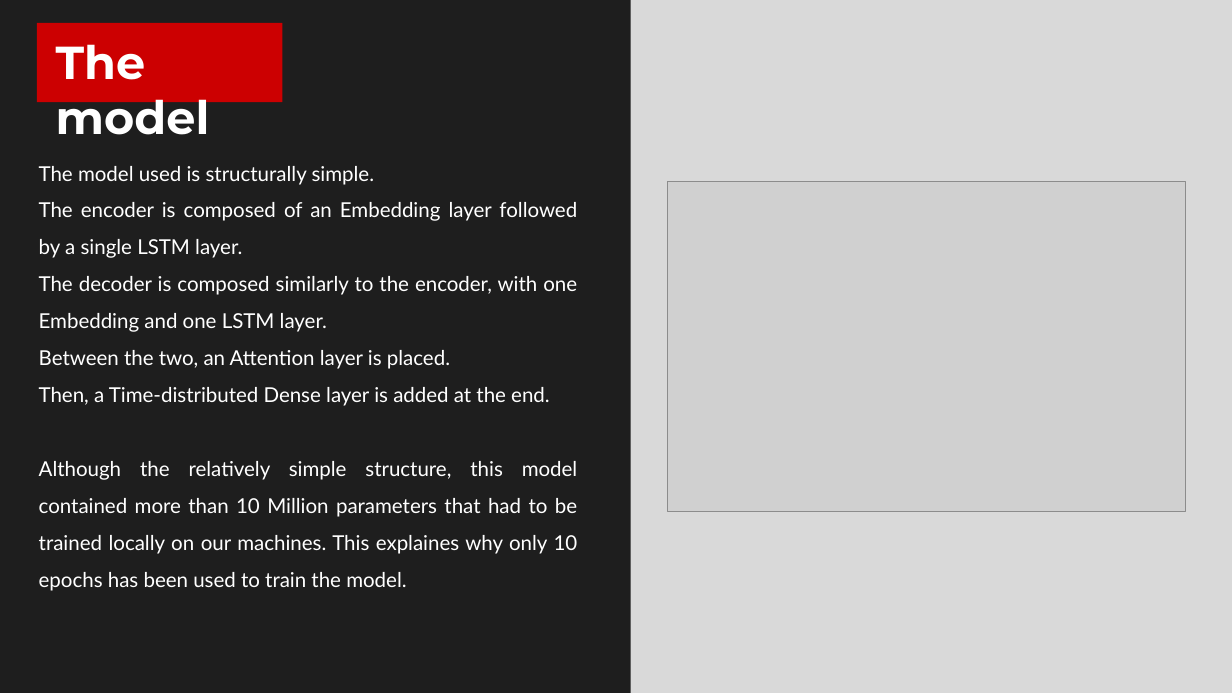
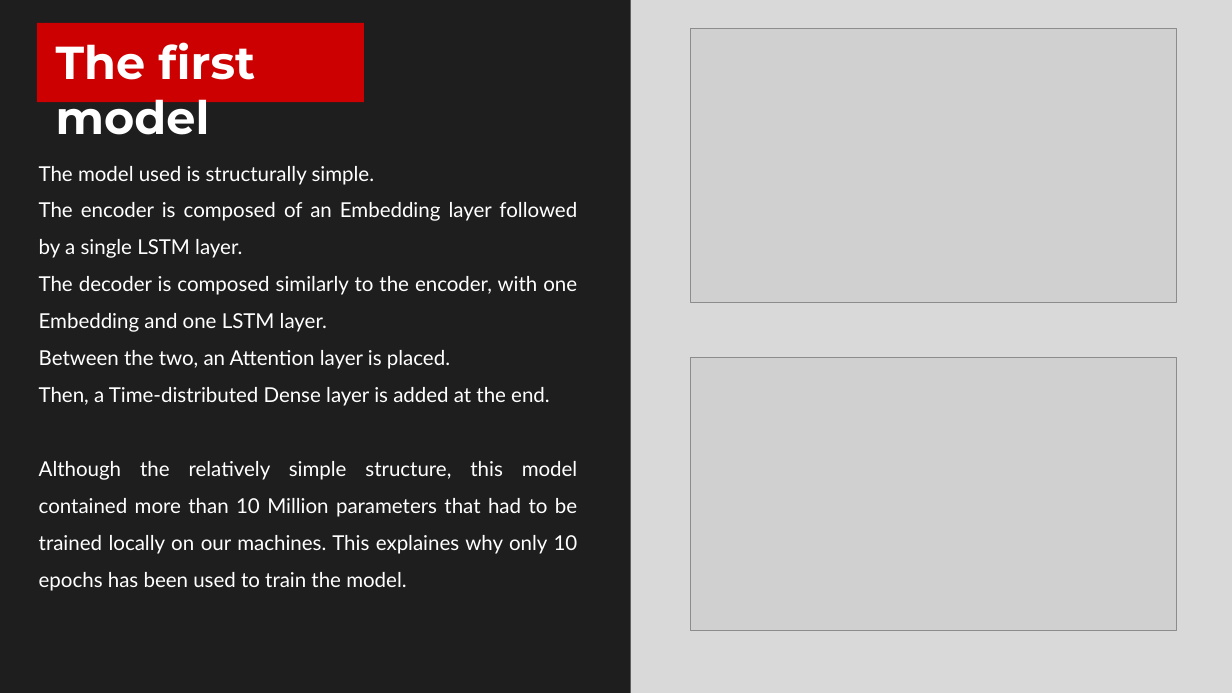
Before and after one commit to federicodeservi/TMS_project, a slide deck: slide 7 of presentation/presentation.pptx. Drawn at 1232x693 pixels with LibreOffice and Linux fonts; fonts in the diff are those of the drawing; grey boxes stand for pictures. Boxes give left, top, right and bottom in pixels: in the first picture for what was removed or moved away, otherwise in the second. Text is boxed around its words. In the diff, an @@ line names an element or a change of style, - is before the commit and + after.

```diff
--- a/presentation/presentation.pptx
+++ b/presentation/presentation.pptx
@@ rectangle resized from (x1=37, y1=23, x2=283, y2=103) to (x1=37, y1=23, x2=364, y2=103) @@
@@ picture added at (x1=690, y1=29, x2=1177, y2=302) @@
@@ text at (x1=56, y1=42, x2=255, y2=135): text changed @@
-The model
+The first model
@@ picture removed at (x1=668, y1=181, x2=1187, y2=512) @@
@@ picture added at (x1=690, y1=357, x2=1177, y2=630) @@
```
Also in this commit, not shown: 3 other slides changed, 1 slide added, 1 slide removed.
